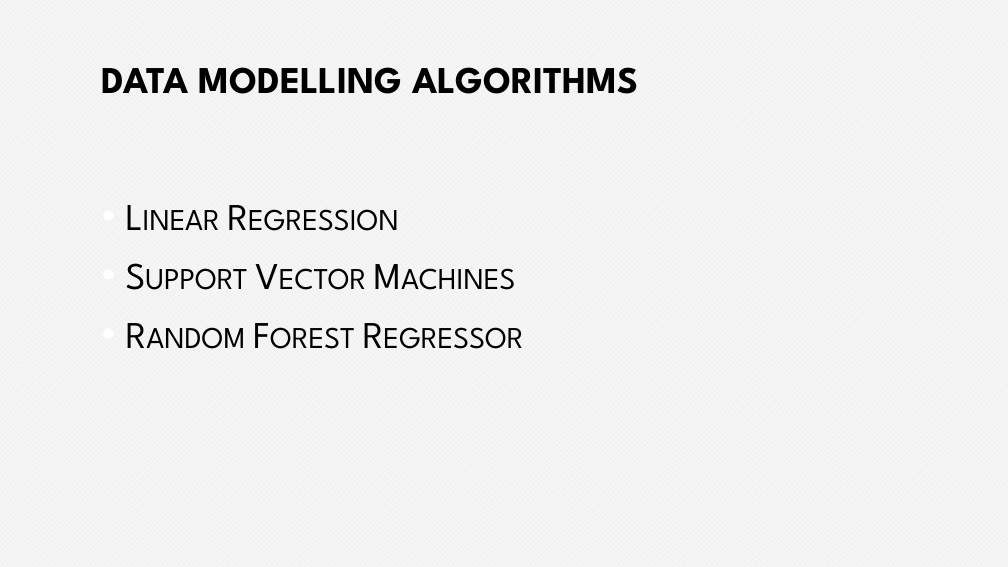
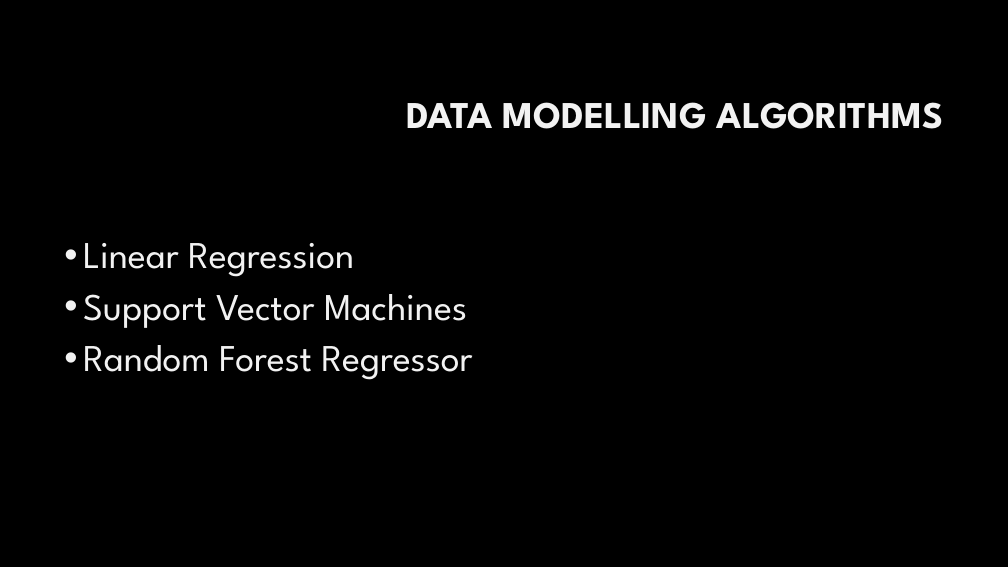
Before and after one commit to Iolaum/Phi1337, a slide deck: slide 7 of Presentation.pptx. Drawn at 1008x567 pixels with LibreOffice and Linux fonts; fonts in the diff are those of the drawing; background and template pictures are left out. Boxes give left, top, right and bottom in pixels: in the first picture for what was removed or moved away, otherwise in the second. Text is boxed around its words. In the diff, an @@ line names an element or a change of style, - is before the commit and + after.

```diff
--- a/Presentation.pptx
+++ b/Presentation.pptx
@@ background pattern #FFFFFF on #F2F2F2 to #000000 @@
@@ title "DATA MODELLING ALGORITHMS": place and size @@
-title "DATA MODELLING ALGORITHMS" at bbox=[102, 67, 639, 94]
+title "DATA MODELLING ALGORITHMS" at bbox=[406, 102, 944, 129]
@@ title "DATA MODELLING ALGORITHMS" at bbox=[406, 102, 944, 129]: text colour #000000 to #F2F2F2; alignment left to right; line spacing 1 to 0.9 @@
@@ text "Linear Regression": place and size @@
-text "Linear Regression" at bbox=[95, 135, 913, 479]
+text "Linear Regression" at bbox=[83, 243, 472, 380]
@@ text "Linear Regression" at bbox=[83, 243, 472, 380]: text colour #000000 to #F2F2F2, small capitals off; indent changed; line spacing 1 to 0.9; less space between paragraphs @@
```
Also in this commit, not shown: 9 other slides changed.
